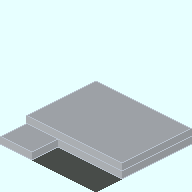
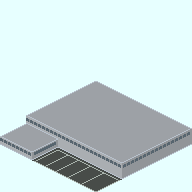
Layers edited between the first and the second 192 x 192 image:
painted on "Base_Plate_3x3.png" over [0, 118, 192, 192]
